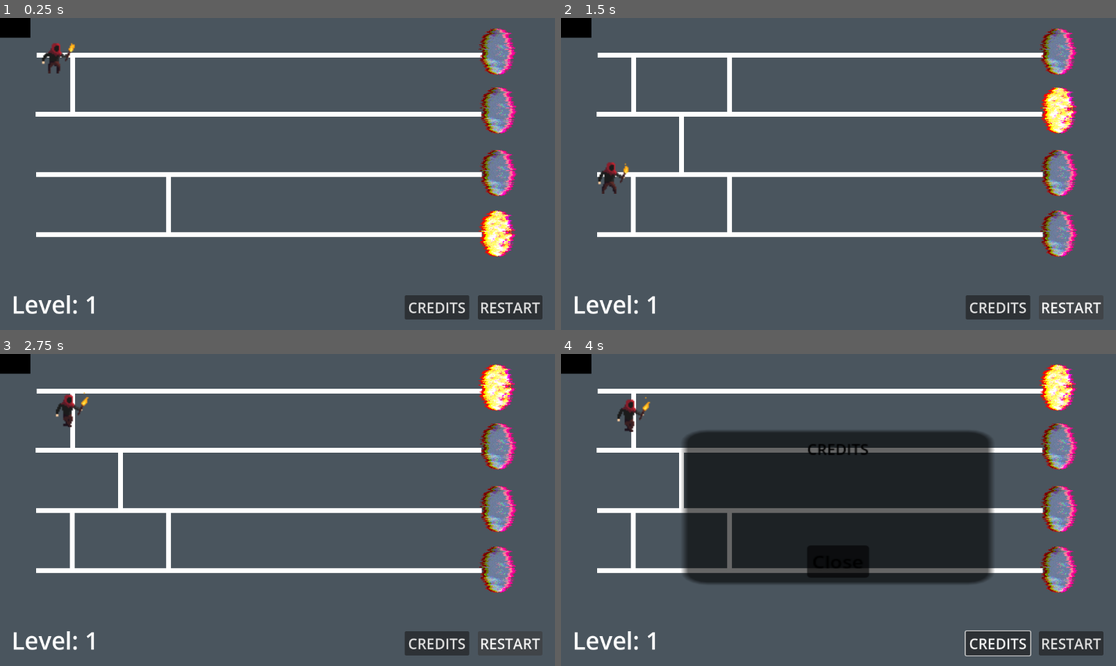
Above: before the commit, frames 1-4 (two rows, left to right).
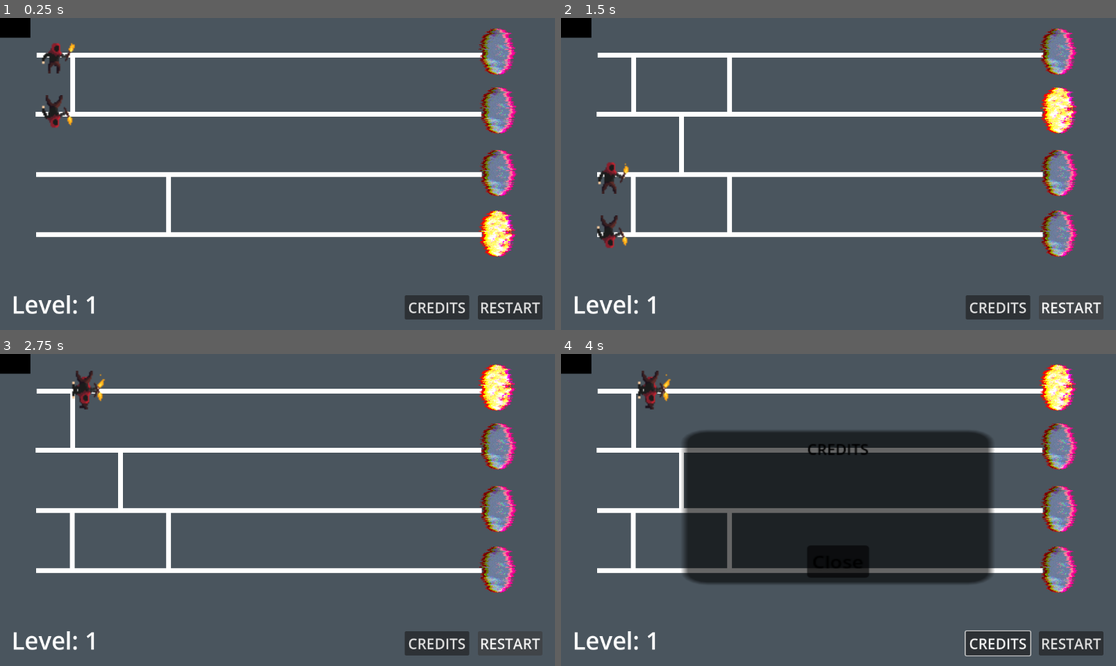
Above: after the commit, the same moments.

Repository: vescito/gae_void
Game: Godot game, scene res://main_scene.tscn
Two runs of this game, one before a commit and one after it. Both use one fixed random seed, a clock stepped at 60 frames per second and the inputs below. The engine's default icon, where the game draws it, is replaced by a stand-in: a white triangle on a blue panel in a dark square. Video files are missing from this copy of the repository; at most half a second of black plays in their place.
Inputs (mouse positions are in pixels of both pictures, inside the frame that each line leads up to):
- Up to frame 1 (0.25 s): no input
- Up to frame 2 (1.5 s): click "RESTART" at 0.5 s; click "RESTART" at 1.25 s
- Up to frame 3 (2.75 s): click "RESTART" at 2 s
- Up to frame 4 (4 s): click "CREDITS" at 2.75 s; move the mouse to (960, 494) at 3.52 s; click (960, 494) at 3.67 s

The runs differ from the first frame. In frame 1, 0.3% of the frame differs, in the area x 7-14%, y 24-36%; in frame 2, 0.3%; in frame 3, 0.6%; in frame 4, 0.6%, in the area x 10-20%, y 5-26%.

Commit message:
added second character -> Void TODO: Void can't stop the game + assets

Diff:
--- /dev/null
+++ b/Void.gd
@@ -0,0 +1,85 @@
+extends CharacterBody2D
+
+var speed = 150
+var current_line
+var current_target_index = 1
+var on_line = true
+
+var moveForward : bool
+
+var lines
+
+func _ready():
+	moveForward = true
+	lines = [
+		%LINIE_1,
+		%LINIE_2,
+		%LINIE_3,
+		%LINIE_4
+	]
+	new_line()
+
+func _physics_process(delta):
+	if on_line:
+		move_along_line(delta)
+
+func move_along_line(delta):
+	var line_points = current_line.points
+	var target_index = current_target_index if moveForward else line_points.size() - 1 - current_target_index
+	var target = line_points[target_index]
+	var direction = (target - position).normalized()
+	var movement = direction * speed * delta
+
+	position += movement
+
+	if position.distance_to(target) < speed * delta:
+		if moveForward:
+			if current_target_index < line_points.size() - 1:
+				current_target_index += 1
+			else:
+				moveForward = false  # Richtung umkehren
+				current_target_index -= 1
+		else:
+			if current_target_index > 0:
+				current_target_index -= 1
+			else:
+				moveForward = true  # Richtung umkehren
+				current_target_index += 1
+
+func new_line():
+	current_line = lines[randi() % lines.size()]
+	position = current_line.points[0]
+	current_target_index = 1 if moveForward else current_line.points.size() - 2
+
+func change_line(line1, line2):
+	if current_line == line1:
+		current_line = line2
+	elif current_line == line2:
+		current_line == line1
+
+func _on_crossing_take_turn(l1, l2, move_Forward):
+	print("Signal angekommen")
+	change_line(l1, l2)
+	if !(current_line == lines[0] or current_line == lines[1] or current_line == lines[2] or current_line == lines[3]):
+		moveForward = move_Forward
+	else:
+		moveForward = true
+
+func _on_main_scene_turn(l1, l2, mf):
+	print("Signal angekommen")
+	change_line(l1, l2)
+	if !(current_line == lines[0] or current_line == lines[1] or current_line == lines[2] or current_line == lines[3]):
+		moveForward = mf
+	else:
+		moveForward = true
+
+# Entferne oder kommentiere den Game Over Code
+# func _on_finish_1_body_entered(body, extra_arg_0):
+# 	print("BODY ENTERED")
+# 	print("ROUND FINISHED")
+# 	if speed < 225:
+# 		speed += 15
+# 	$"../Mechanics".nextLevel()
+# 	var line = current_line
+# 	new_line()
+# 	print(speed
--- a/main_scene.tscn
+++ b/main_scene.tscn
@@ -8,6 +8,7 @@
 [ext_resource type="Texture2D" uid="uid://ca6fwet08genp" path="res://Assets/Glitch Portals/V2 (256x256)/1_000.png" id="2_bqqg5"]
 [ext_resource type="AudioStream" uid="uid://bnkyggm6catcl" path="res://SFX/Distant Screams Music Pack - Tiny Pack/5_Threat_1_Master.mp3" id="3_5sas1"]
 [ext_resource type="SpriteFrames" uid="uid://def6lpf4xhrgf" path="res://Assets/Animations/Animations.tres" id="4_80jq1"]
+[ext_resource type="Script" path="res://Void.gd" id="5_lceed"]
 [ext_resource type="Texture2D" uid="uid://byovfeq8lkcra" path="res://Assets/Glitch Portals/V1 (256X256)/1_000.png" id="6_67o1n"]
 [ext_resource type="Script" path="res://Scripts/Mechanics.gd" id="9_g176c"]
 
@@ -272,6 +273,26 @@
 sprite_frames = ExtResource("4_80jq1")
 animation = &"death"
 frame_progress = 0.672843
+
+[node name="Void" type="CharacterBody2D" parent="." groups=["player"]]
+unique_name_in_owner = true
+script = ExtResource("5_lceed")
+
+[node name="Sprite2D" type="Sprite2D" parent="Void"]
+visible = false
+scale = Vector2(0.5, 0.5)
+
+[node name="CollisionShape2D" type="CollisionShape2D" parent="Void"]
+scale = Vector2(0.12, 0.12)
+shape = SubResource("RectangleShape2D_0372o")
+
+[node name="PlayerAnim" type="AnimatedSprite2D" parent="Void"]
+position = Vector2(20, 0)
+scale = Vector2(2.5, 2.5)
+sprite_frames = ExtResource("4_80jq1")
+animation = &"death"
+frame_progress = 0.672843
+flip_v = true
 
 [node name="Control" type="Control" parent="."]
 layout_mode = 3
Not shown: 1 places in main_scene.tscn that only renumber resources
